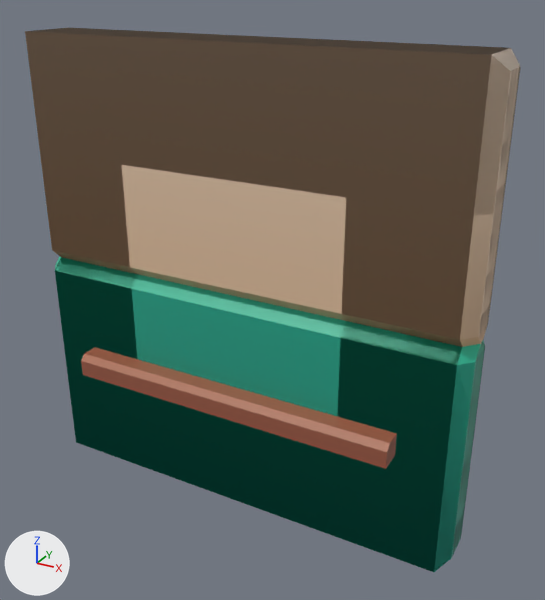
The glTF model undercooked/assets/models/fixed_walls/wal_order.glb: old version first, new version second.
Before and after are seen from a 50 mm camera at (3.03, -3.02, 4.47) aimed at (0.23, 2.08, 1.92). Every picture has the same lights, and +X, +Y and +Z are marked at lower left.

In view in the first picture: 'wall', 'wall_doorway', 'wall_orderwindow'.
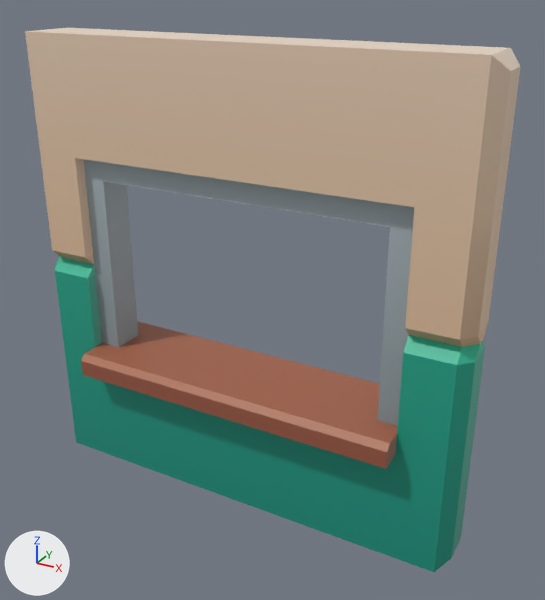
Commit message: rerefixed walls

Location of each change, (x1, y1, x2, y2) in pixels of the pictures (545 x 600 px):
'wall', deleted: before (26, 28, 515, 572)
'wall_doorway', deleted (brown): before (25, 28, 508, 570)

Diff of the bpy script that builds the scene:
```diff
--- a/undercooked/assets/models/fixed_walls/wal_order.glb.py
+++ b/undercooked/assets/models/fixed_walls/wal_order.glb.py
@@ ob_wall @@
-ob_wall = bpy.data.objects.new('wall', me_cube_148)
-ob_wall.location = (0.0, 0.0, 0.0)
@@ ob_wall_doorway @@
-ob_wall_doorway = bpy.data.objects.new('wall_doorway', me_cube_145)
-ob_wall_doorway.location = (0.0, 0.0, 0.0)
```
